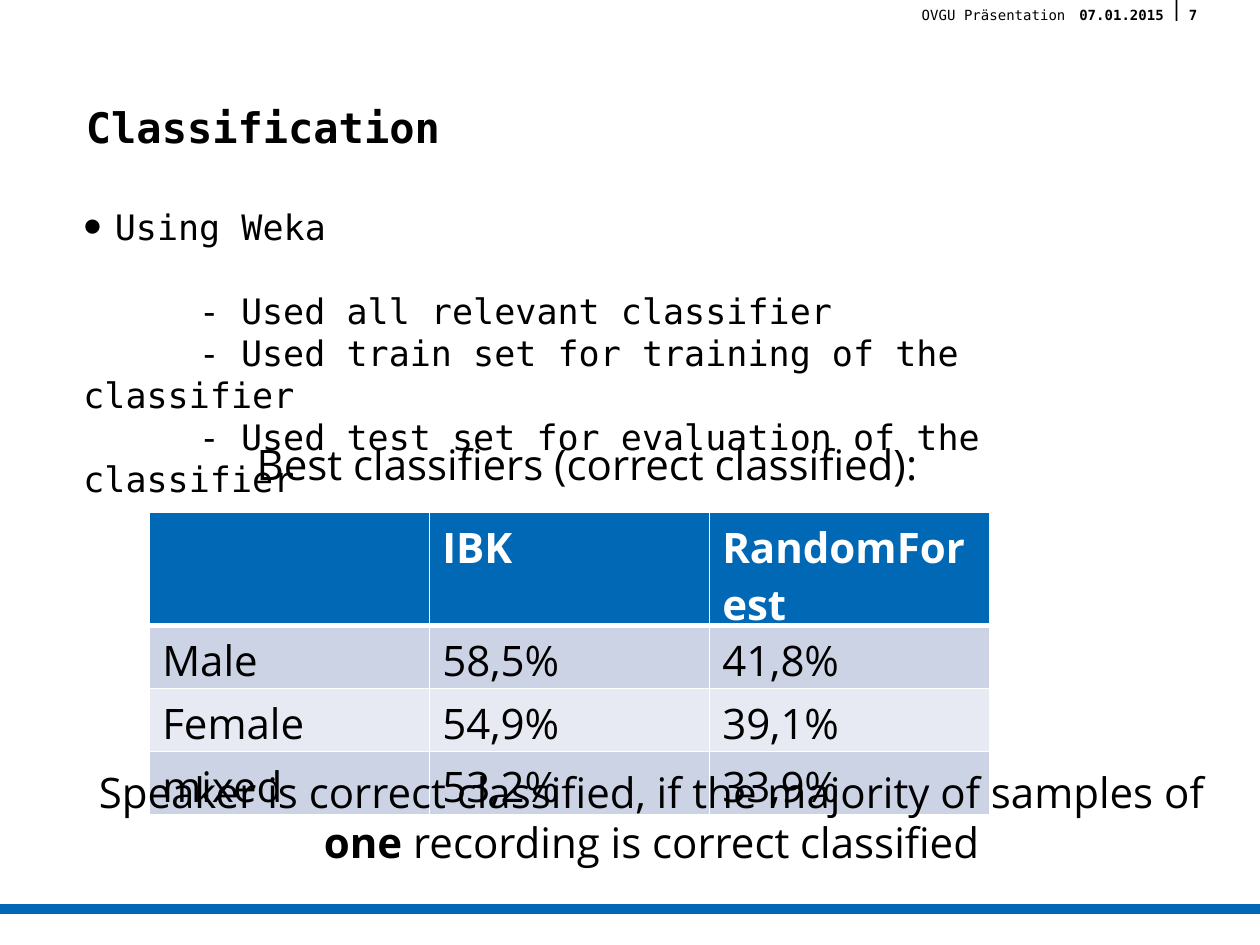
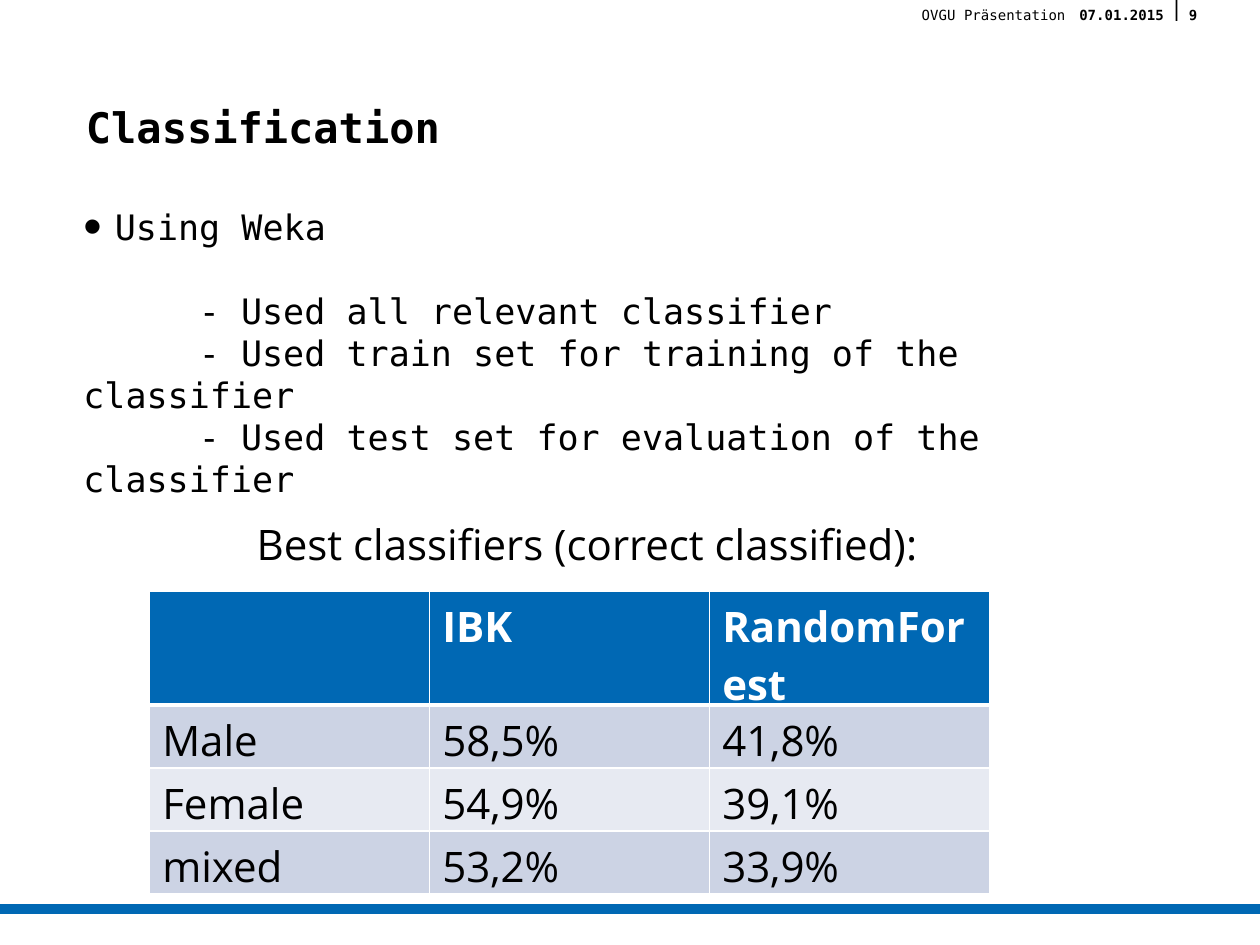
Before and after one commit to querquer/biosec, a slide deck: slide 9 of presentation/Präsentation1.pptx (slide 7 before the commit). Drawn at 1260x945 pixels with LibreOffice and Linux fonts; fonts in the diff are those of the drawing; background and template pictures are left out. Boxes give left, top, right and bottom in pixels: in the first picture for what was removed or moved away, otherwise in the second. Text is boxed around its words. In the diff, an @@ line names an element or a change of style, - is before the commit and + after.

```diff
--- a/presentation/Präsentation1.pptx
+++ b/presentation/Präsentation1.pptx
@@ page number at bbox=[1189, 10, 1197, 20]: text changed @@
-7
+9
@@ text "Best classifiers (correct classified):" rewrapped from bbox=[257, 441, 918, 492] to bbox=[257, 528, 918, 567] @@
@@ table: place and size @@
-table at bbox=[150, 512, 989, 818]
+table at bbox=[150, 591, 989, 892]
@@ text removed at bbox=[267, 769, 1204, 868] @@
-Speaker is correct classified, if the majority of samples of one recording is correct classified
```
Also in this commit, not shown: 3 other slides changed, 3 slides added, 1 other file.
